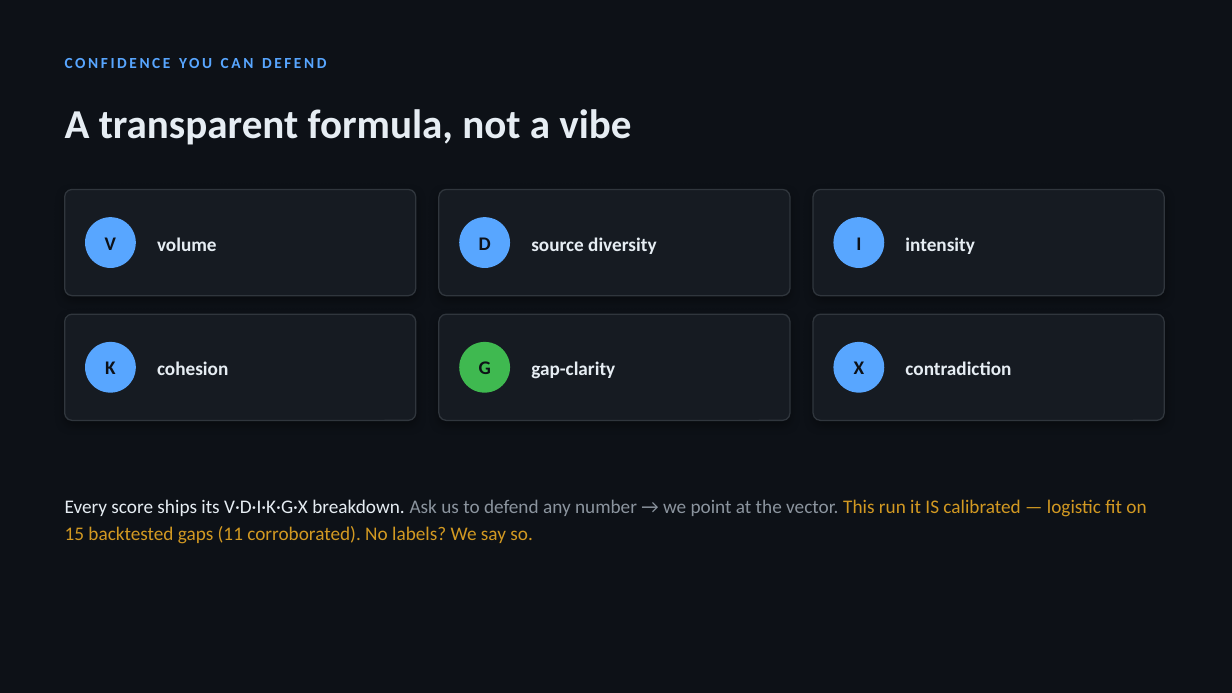
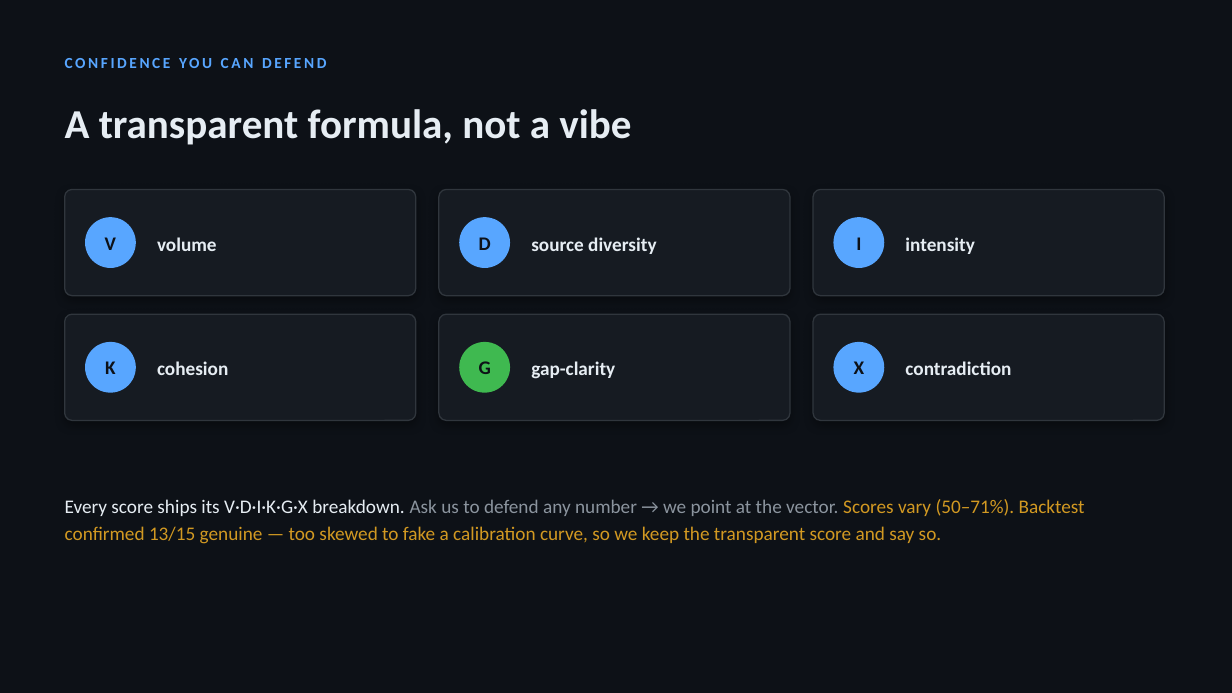
Before and after one commit to Nlbo/s-s-s--f-i-r-e-c-o-d-e, a slide deck: slide 7 of docs/Silent_Stakeholder_Pitch.pptx. Drawn at 1232x693 pixels with LibreOffice and Linux fonts; fonts in the diff are those of the drawing. Boxes give left, top, right and bottom in pixels: in the first picture for what was removed or moved away, otherwise in the second. Text is boxed around its words. In the diff, an @@ line names an element or a change of style, - is before the commit and + after.

```diff
--- a/docs/Silent_Stakeholder_Pitch.pptx
+++ b/docs/Silent_Stakeholder_Pitch.pptx
@@ text at (x1=65, y1=499, x2=1085, y2=544): text changed @@
-Every score ships its V·D·I·K·G·X breakdown. Ask us to defend any number → we point at the vector. This run it IS calibrated — logistic fit on 15 backtested gaps (11 corroborated). No labels? We say so.
+Every score ships its V·D·I·K·G·X breakdown. Ask us to defend any number → we point at the vector. Scores vary (50–71%). Backtest confirmed 13/15 genuine — too skewed to fake a calibration curve, so we keep the transparent score and say so.
```
Also in this commit, not shown: 2 other slides changed, 5 other files.
